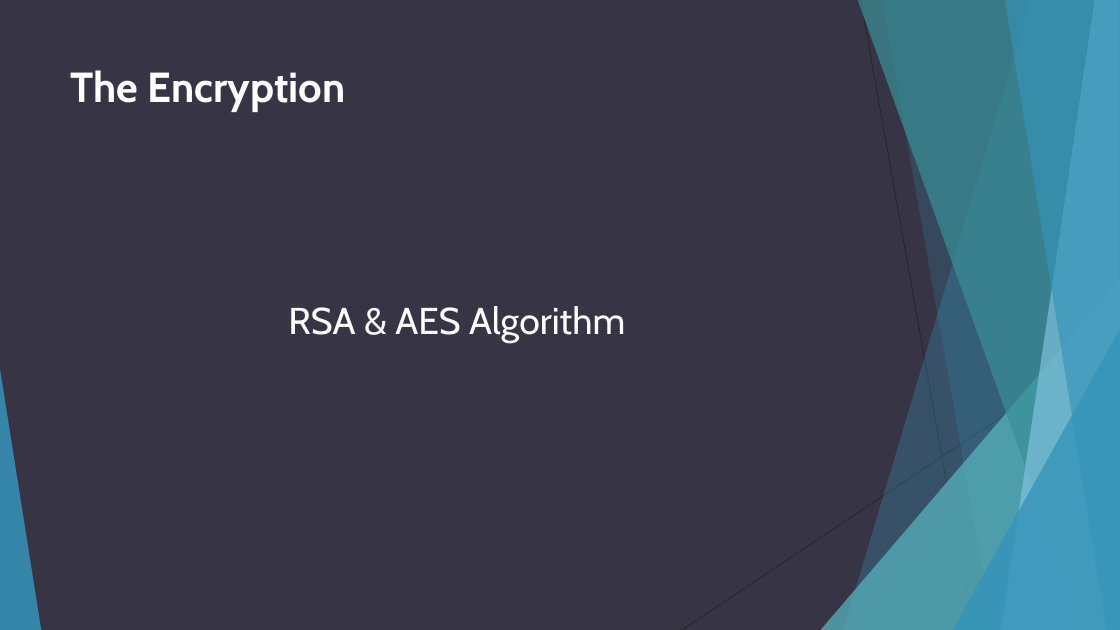
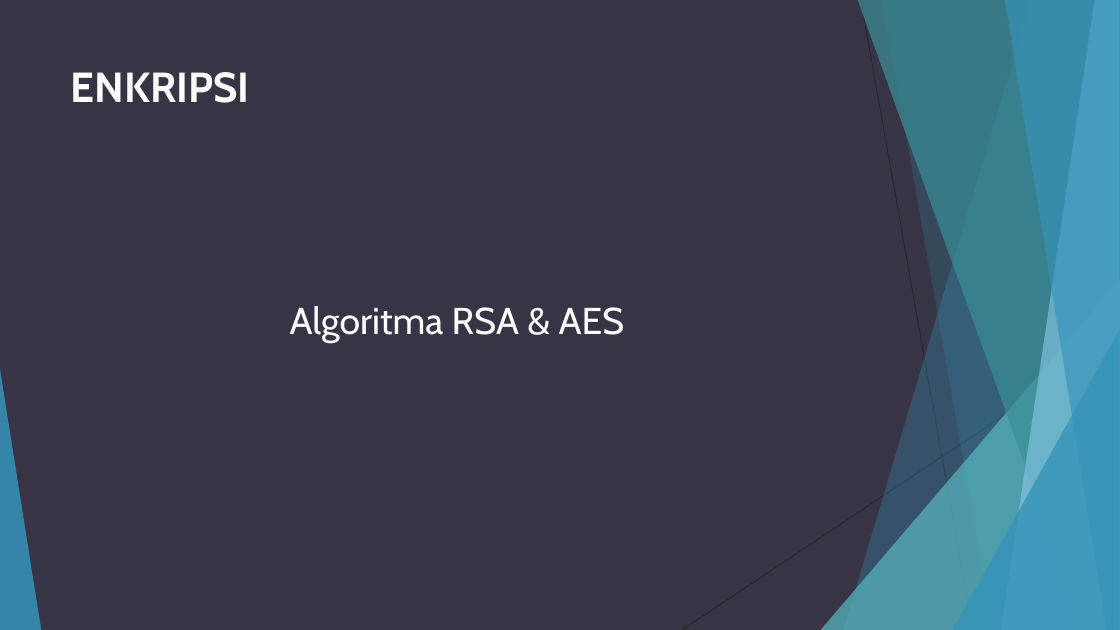
Before and after one commit to adhipoer/Chat, a slide deck: slide 5 of Chat Application with Encryption.ppt. Drawn at 1120x630 pixels with LibreOffice and Linux fonts; fonts in the diff are those of the drawing. Boxes give left, top, right and bottom in pixels: in the first picture for what was removed or moved away, otherwise in the second. Text is boxed around its words. In the diff, an @@ line names an element or a change of style, - is before the commit and + after.

```diff
--- a/Chat Application with Encryption.ppt
+++ b/Chat Application with Encryption.ppt
@@ title at (71, 72, 250, 103): text changed @@
-The Encryption
+ENKRIPSI
@@ text at (290, 306, 624, 343): text changed @@
-RSA & AES Algorithm
+Algoritma RSA & AES
```
Also in this commit, not shown: 5 other slides changed, 2 slides added, 2 slides removed.
